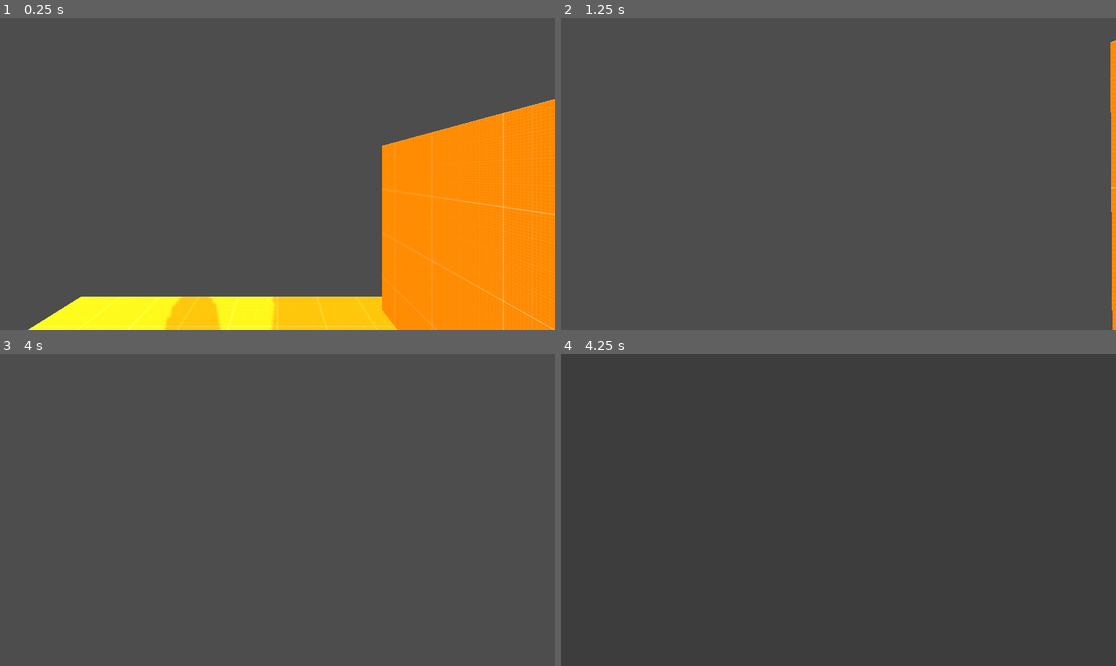
Above: before the commit, frames 1-4 (two rows, left to right).
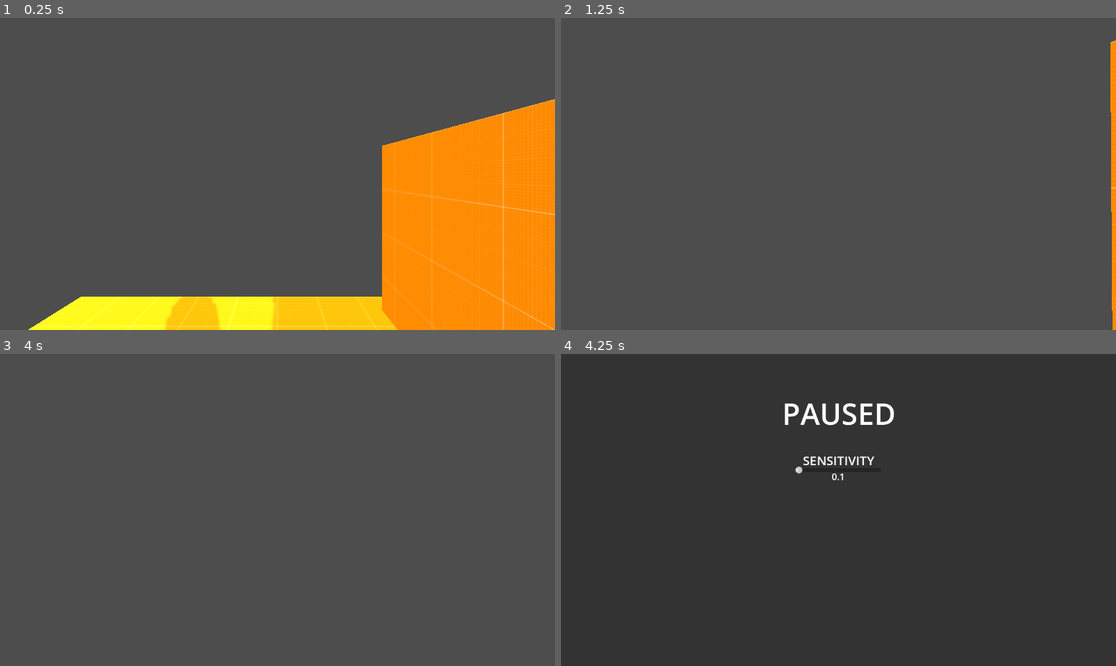
Above: after the commit, the same moments.

Repository: SebastianS-HTL/player-controller
Game: Godot game, scene res://world/scenes/world.tscn
The game is run twice, just before and just after one commit, with the same random seed, the same clock (stepped at 60 frames per second) and the same inputs.
Inputs (mouse positions are in pixels of both pictures, inside the frame that each line leads up to):
- Up to frame 1 (0.25 s): no input
- Up to frame 2 (1.25 s): tap Enter (ui_accept) at 0.5, 0.77 s; move the mouse to (866, 174) at 0.52 s; hold Up (ui_up) from 0.53 s (still down)
- Up to frame 3 (4 s): keep holding Up (ui_up); move the mouse to (249, 510) at 1.27 s; tap Enter (ui_accept) at 1.52, 2, 2.75, 3.02, 3.5, 3.77 s; move the mouse to (288, 503) at 2.02 s; move the mouse to (271, 516) at 2.77 s; move the mouse to (316, 513) at 3.52 s
- Up to frame 4 (4.25 s): keep holding Up (ui_up); tap Escape (ui_cancel) at 4.15 s

Frames 1-3 are identical in both runs. In frame 4, 1.0% of the frame differs, in the area x 40-61%, y 15-41%.

Commit message:
implement sensitivity option in pause menu

Diff:
--- a/pause menu/scenes/pausemenu.tscn
+++ b/pause menu/scenes/pausemenu.tscn
@@ -1,6 +1,7 @@
-[gd_scene load_steps=2 format=3 uid="uid://tmldw1ul5axs"]
+[gd_scene load_steps=3 format=3 uid="uid://tmldw1ul5axs"]
 
 [ext_resource type="Script" path="res://pause menu/scripts/pausemenu.gd" id="1_wysa8"]
+[ext_resource type="Script" path="res://pause menu/scenes/sensitivity_slider.gd" id="2_jlrnl"]
 
 [node name="Pausemenu" type="Control"]
 process_mode = 3
@@ -15,4 +16,46 @@
 layout_mode = 0
 offset_right = 1152.0
 offset_bottom = 648.0
-color = Color(0, 0, 0, 0.203922)
+color = Color(0, 0, 0, 0.333333)
+
+[node name="PAUSED" type="Label" parent="."]
+layout_mode = 0
+offset_left = 459.0
+offset_top = 81.0
+offset_right = 694.0
+offset_bottom = 165.0
+theme_override_font_sizes/font_size = 61
+text = "Paused"
+uppercase = true
+
+[node name="sensitivity_header" type="Label" parent="."]
+offset_left = 402.0
+offset_top = 203.0
+offset_right = 750.0
+offset_bottom = 239.0
+theme_override_font_sizes/font_size = 26
+text = "Sensitivity"
+horizontal_alignment = 1
+uppercase = true
+
+[node name="sensitivity_slider" type="HSlider" parent="."]
+layout_mode = 0
+offset_left = 486.0
+offset_top = 233.0
+offset_right = 665.0
+offset_bottom = 249.0
+min_value = 0.1
+max_value = 2.0
+step = 0.01
+value = 0.1
+script = ExtResource("2_jlrnl")
+
+[node name="sensitivity_read" type="Label" parent="."]
+offset_left = 402.0
+offset_top = 241.0
+offset_right = 750.0
+offset_bottom = 268.0
+theme_override_font_sizes/font_size = 19
+text = "Sensitivity"
+horizontal_alignment = 1
+uppercase = true
--- /dev/null
+++ b/pause menu/scenes/sensitivity_slider.gd
@@ -0,0 +1,9 @@
+extends HSlider
+
+# Called every frame. 'delta' is the elapsed time since the previous frame.
+func _process(delta):
+	var output = get_parent().get_child(4)
+	var player = get_parent().get_parent().get_parent().get_child(0)
+	var camera = player.get_child(3)
+	output.set_text(str(value))
+	player.sensitivity = value
--- a/player/scripts/playerbody.gd
+++ b/player/scripts/playerbody.gd
@@ -2,7 +2,7 @@
 
 const SPEED = 5.0
 const JUMP_VELOCITY = 4.5
-const SENSITIVITY = 0.1
+var sensitivity = 0.1 #editable from outside
 
 @onready var camera = $Camera3D
 var mouse_delta = Vector2.ZERO
@@ -19,8 +19,8 @@
 
 func handle_mouse_look():
 	# Apply mouse movement to camera and body
-	var rotation_x = -mouse_delta.y * SENSITIVITY
-	var rotation_y = -mouse_delta.x * SENSITIVITY
+	var rotation_x = -mouse_delta.y * sensitivity
+	var rotation_y = -mouse_delta.x * sensitivity
 
 	# Clamp vertical rotation to prevent flipping
 	camera.rotation_degrees.x = clamp(camera.rotation_degrees.x + rotation_x, -90, 90)
